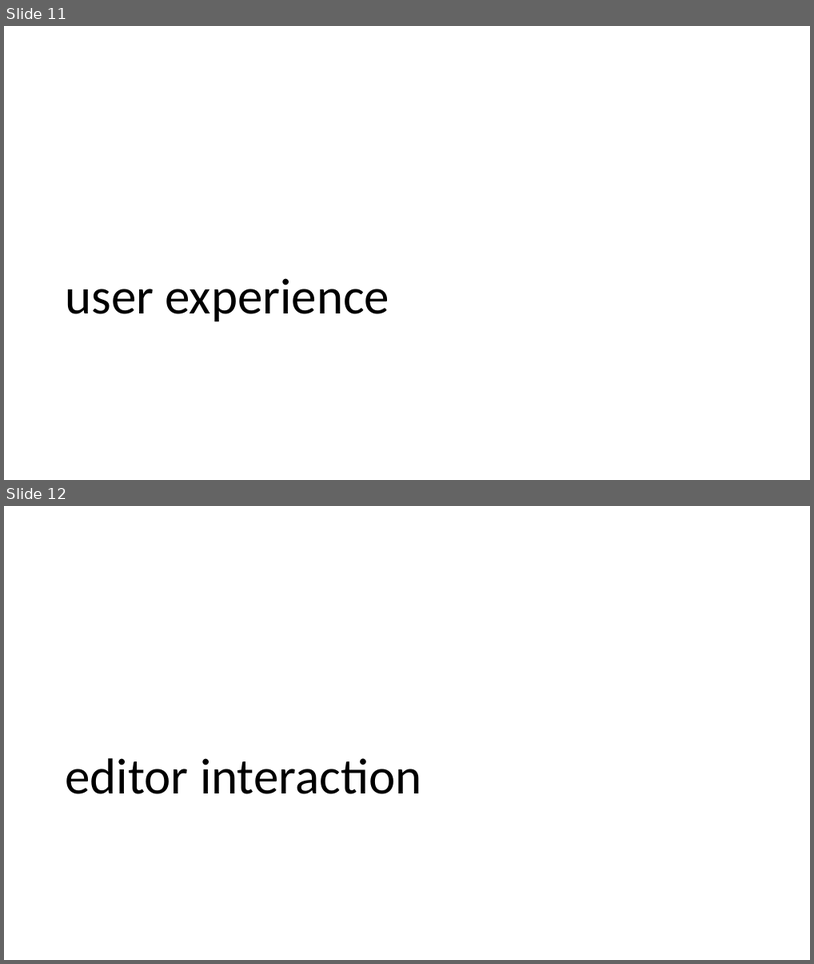
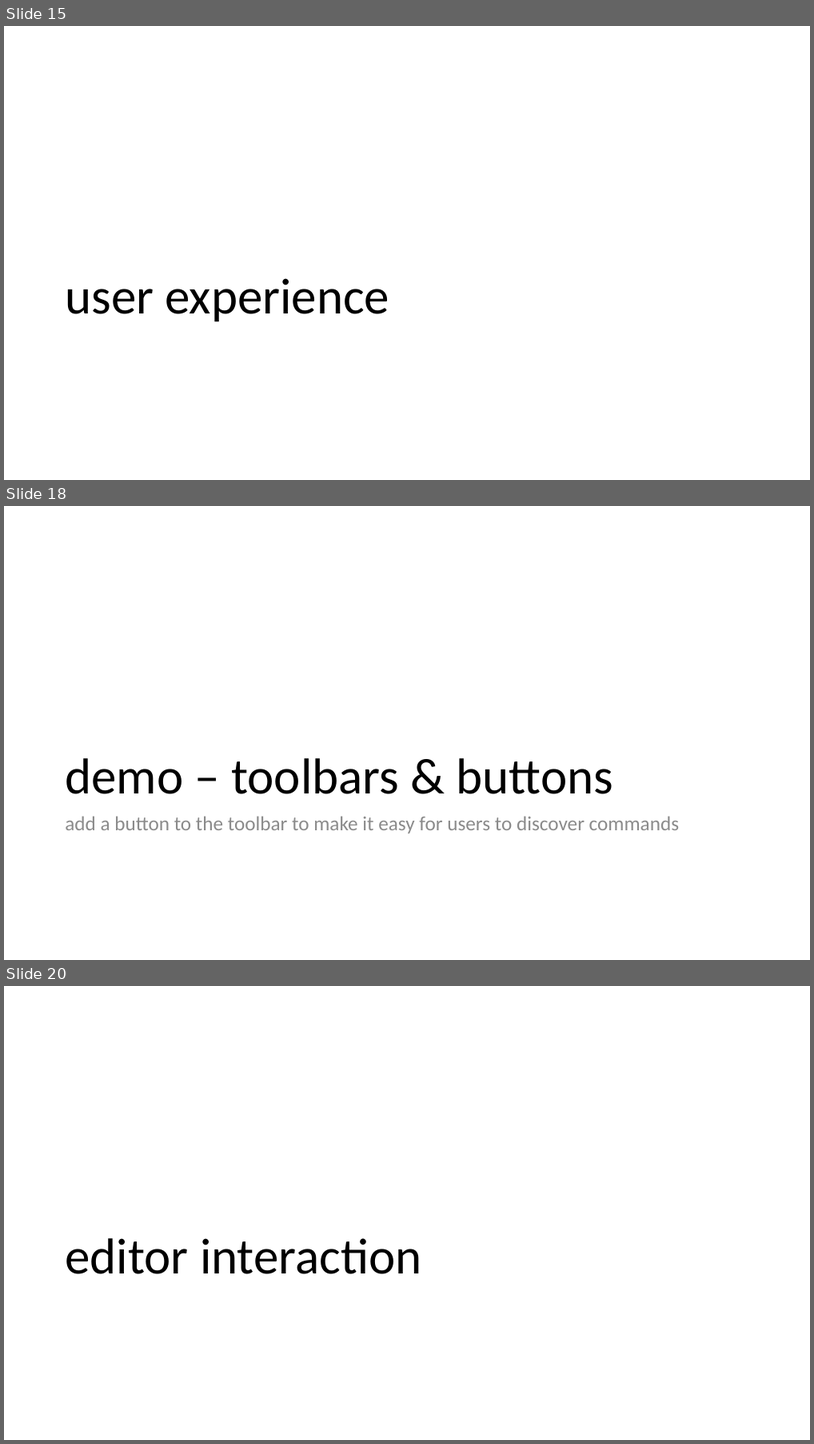
Before and after one commit to bradygaster-zz/extending-vscode-talk, a slide deck: extending-vs-code.pptx. Shown one above the other, each under a label of ours: slides 11 and 12 before the commit, slides 15, 18 and 20 after it; the slides between them are not shown. The pictures are 814x964 and 814x1444 pixels, drawn with LibreOffice and Linux fonts; fonts in the diff are those of the drawing. Boxes give left, top, right and bottom in pixels: in the first picture for what was removed or moved away, otherwise in the second. Text is boxed around its words. In the diff, an @@ line names an element or a change of style, - is before the commit and + after.

```diff
--- a/extending-vs-code.pptx
+++ b/extending-vs-code.pptx
@@ slide 18 added at (4,506,810,960), background #FFFFFF @@
@@ title added at (65,758,614,794), 60 pt, text #000000 @@
+demo – toolbars & buttons
@@ text added at (65,816,679,833), 24 pt, text #8C8C8C @@
+add a button to the toolbar to make it easy for users to discover commands
@@ what was slide 11 is now slide 15 @@
@@ what was slide 12 is now slide 20 @@
```
Also in this commit, not shown: 1 slide changed, 11 other slides added, 2 slides removed, 31 other files.
